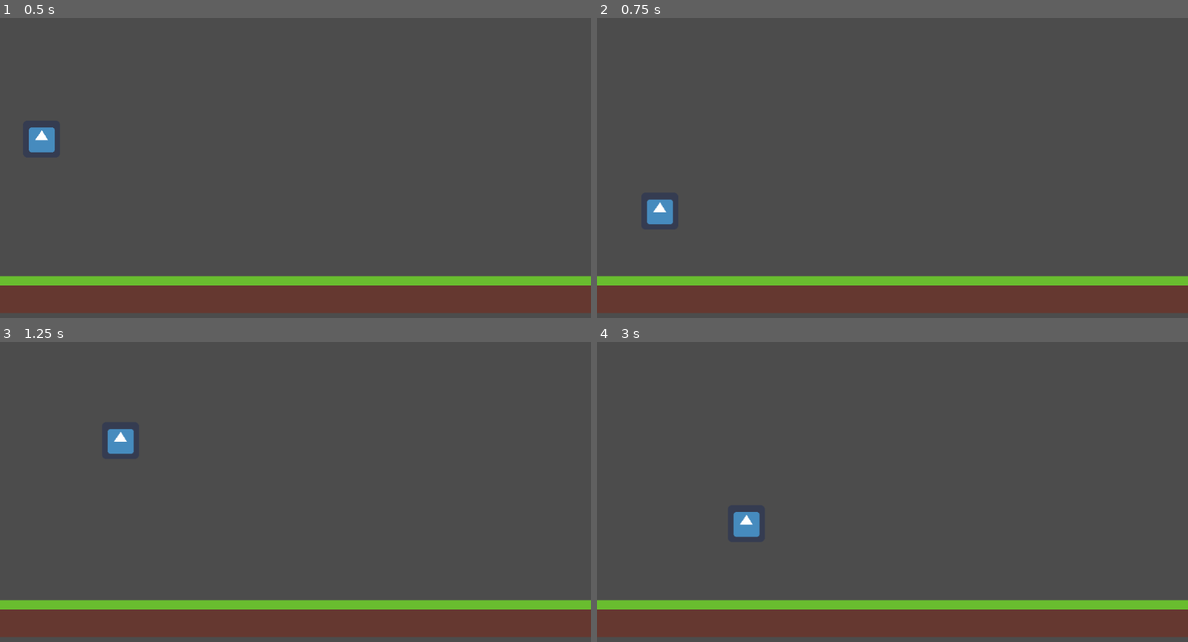
Above: before the commit, frames 1-4 (two rows, left to right).
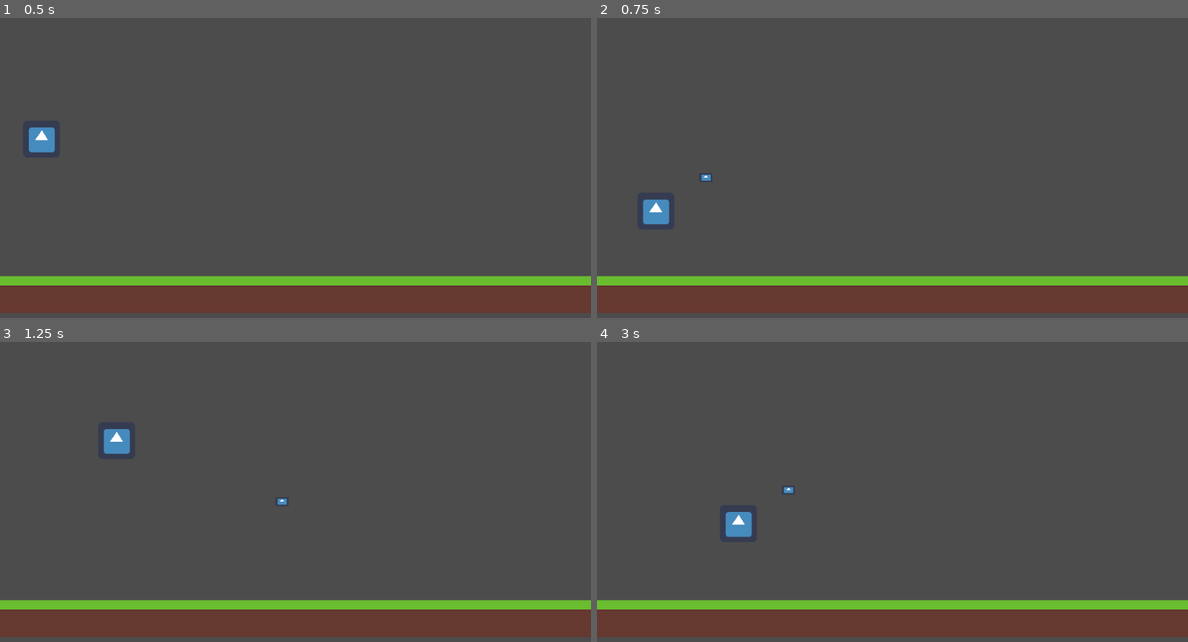
Above: after the commit, the same moments.

Repository: TRushton95/Dashing
Game: Godot game, scene res://World.tscn
The game is run twice, just before and just after one commit, with the same random seed, the same clock (stepped at 60 frames per second) and the same inputs. The engine's default icon, where the game draws it, is replaced by a stand-in: a white triangle on a blue panel in a dark square.
Inputs (mouse positions are in pixels of both pictures, inside the frame that each line leads up to):
- Up to frame 1 (0.5 s): no input
- Up to frame 2 (0.75 s): move the mouse to (1022, 174) at 0.52 s; hold D (move_right) from 0.53 s (still down); click (1022, 174) at 0.6 s
- Up to frame 3 (1.25 s): keep holding D (move_right); tap Space (jump) at 0.77 s
- Up to frame 4 (3 s): move the mouse to (774, 531) at 1.27 s; release D (move_right) at 1.28 s; hold A (move_left) 1.28-2.03 s; click (774, 531) at 1.35 s; tap Space (jump) at 1.52 s; move the mouse to (951, 438) at 2.02 s; hold D (move_right) from 2.03 s (still down); click (951, 438) at 2.1 s; move the mouse to (862, 585) at 2.77 s; click (862, 585) at 2.85 s

Frame 1 is identical in both runs. In frame 2, 0.2% of the frame differs, in the area x 7-20%, y 52-69%; in frame 3, 0.2%; in frame 4, 0.3%, in the area x 21-34%, y 48-66%.

Commit message:
Add ability to shoot Laser

Diff:
--- /dev/null
+++ b/Src/Entities/Laser/Laser.gd
@@ -0,0 +1,17 @@
+extends KinematicBody2D
+
+const SPEED := 10
+
+var velocity := Vector2.ZERO
+
+func init(initial_position: Vector2, direction: int) -> void:
+	position = initial_position
+
+	if direction == Enums.Direction.LEFT:
+		velocity.x = -SPEED
+	else:
+		velocity.x = SPEED
+
+
+func _physics_process(delta: float) -> void:
+	move_and_collide(velocity)
--- /dev/null
+++ b/Src/Entities/Laser/Laser.tscn
@@ -0,0 +1,17 @@
+[gd_scene load_steps=4 format=2]
+
+[ext_resource path="res://icon.png" type="Texture" id=1]
+[ext_resource path="res://Entities/Laser/Laser.gd" type="Script" id=2]
+
+[sub_resource type="RectangleShape2D" id=1]
+extents = Vector2( 12, 8 )
+
+[node name="Laser" type="KinematicBody2D"]
+script = ExtResource( 2 )
+
+[node name="Sprite" type="Sprite" parent="."]
+scale = Vector2( 0.359375, 0.25 )
+texture = ExtResource( 1 )
+
+[node name="CollisionShape2D" type="CollisionShape2D" parent="."]
+shape = SubResource( 1 )
--- a/Src/Entities/Player/Player.gd
+++ b/Src/Entities/Player/Player.gd
@@ -1,4 +1,6 @@
 extends KinematicBody2D
+
+onready var laser_scene = preload("res://Entities/Laser/Laser.tscn")
 
 const MAX_FALL_SPEED = 500
 const GRAVITY_ACCELERATION = 20
@@ -6,18 +8,24 @@
 const JUMP_SPEED = -700
 
 var velocity := Vector2.ZERO
+var direction = Enums.Direction.RIGHT
 
 
 func _process(delta: float) -> void:
 	if Input.is_action_pressed("move_left"):
 		velocity.x = -WALK_SPEED
+		direction = Enums.Direction.LEFT
 	elif Input.is_action_pressed("move_right"):
 		velocity.x = WALK_SPEED
+		direction = Enums.Direction.RIGHT
 	else:
 		velocity.x = 0
 
 	if Input.is_action_just_pressed("jump"):
 		velocity.y = JUMP_SPEED
+
+	if Input.is_action_just_pressed("shoot"):
+		_shoot()
 
 
 func _physics_process(delta: float) -> void:
@@ -25,3 +33,18 @@
 		velocity.y = velocity.y + GRAVITY_ACCELERATION
 
 	velocity = move_and_slide(velocity)
+
+
+func _get_direction_modifier() -> int:
+	return -1 if direction == Enums.Direction.LEFT else 1
+
+
+func _shoot() -> void:
+	var laser = laser_scene.instance()
+	var delta_x = $Sprite.texture.get_width() / 2
+
+	var x = position.x + (delta_x * _get_direction_modifier())
+	var y = position.y
+
+	get_parent().add_child(laser)
+	laser.init(Vector2(x, y), direction)
--- /dev/null
+++ b/Src/Global/Enums.gd
@@ -0,0 +1,4 @@
+extends Node
+
+
+enum Direction { LEFT, RIGHT }
--- a/Src/project.godot
+++ b/Src/project.godot
@@ -13,6 +13,10 @@
 config/name="Src"
 run/main_scene="res://World.tscn"
 config/icon="res://icon.png"
+
+[autoload]
+
+Enums="*res://Global/Enums.gd"
 
 [input]
 
@@ -31,6 +35,11 @@
 "events": [ Object(InputEventKey,"resource_local_to_scene":false,"resource_name":"","device":0,"alt":false,"shift":false,"control":false,"meta":false,"command":false,"pressed":false,"scancode":32,"unicode":0,"echo":false,"script":null)
  ]
 }
+shoot={
+"deadzone": 0.5,
+"events": [ Object(InputEventMouseButton,"resource_local_to_scene":false,"resource_name":"","device":0,"alt":false,"shift":false,"control":false,"meta":false,"command":false,"button_mask":0,"position":Vector2( 0, 0 ),"global_position":Vector2( 0, 0 ),"factor":1.0,"button_index":1,"pressed":false,"doubleclick":false,"script":null)
+ ]
+}
 
 [physics]
 
Not shown: 3 places in Src/Levels/GrassyHills/GrassyHills.tscn that only renumber resources
